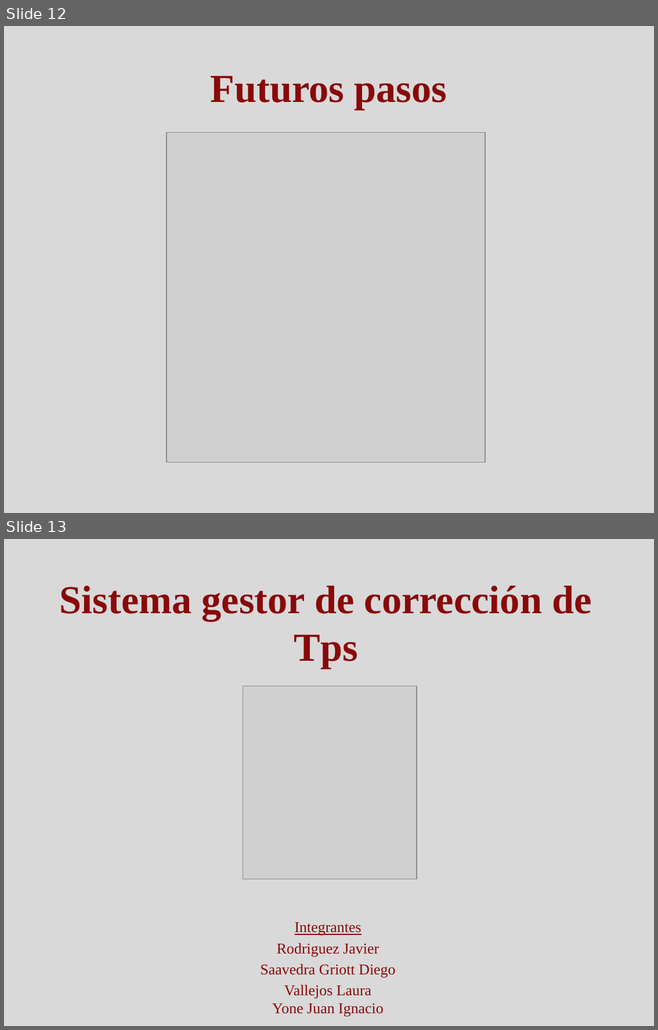
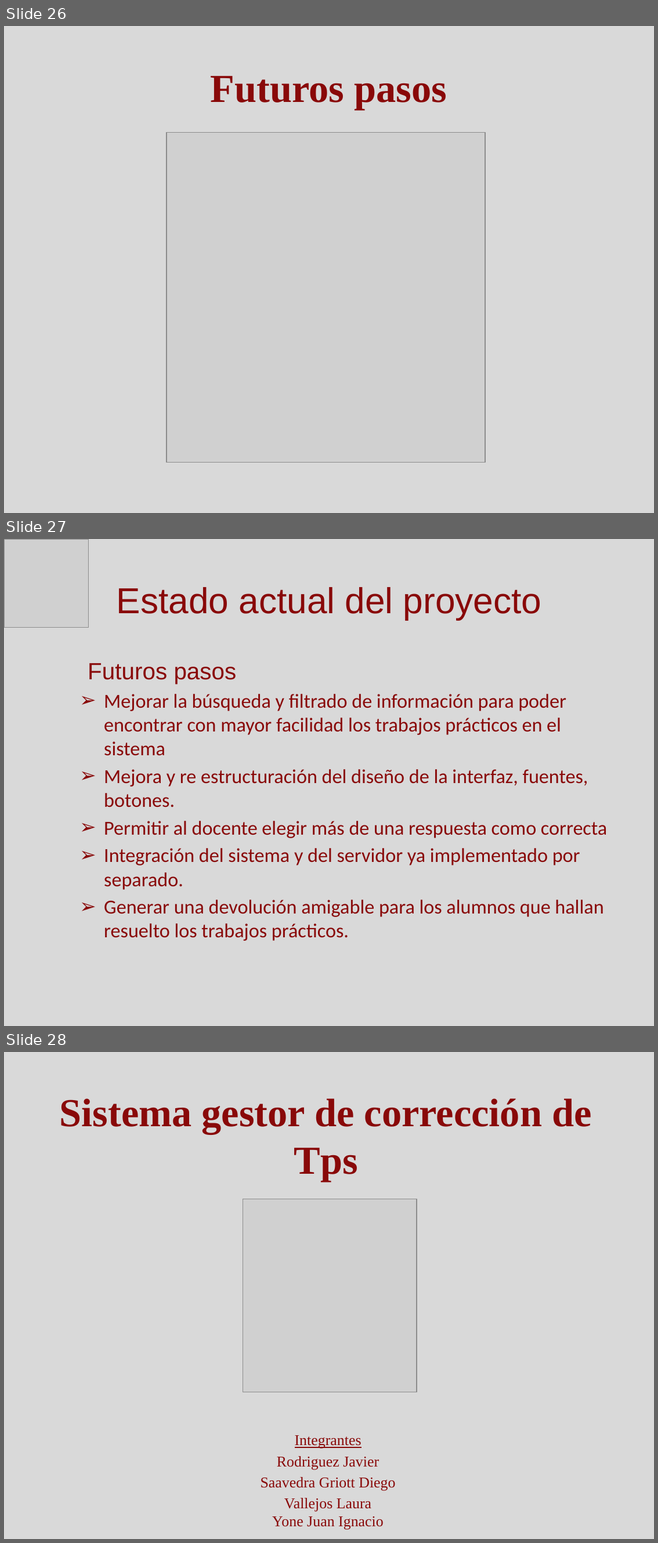
Before and after one commit to Skruptovski/SCTps, a slide deck: Documentación/Presentacion SCTPs.pptx. Shown one above the other, each under a label of ours: slides 12 and 13 before the commit, slides 26, 27 and 28 after it. The pictures are 658x1030 and 658x1543 pixels, drawn with LibreOffice and Linux fonts; fonts in the diff are those of the drawing; grey boxes stand for pictures. Boxes give left, top, right and bottom in pixels: in the first picture for what was removed or moved away, otherwise in the second. Text is boxed around its words. In the diff, an @@ line names an element or a change of style, - is before the commit and + after.

Commit message:
Actualizo ppt. Todavía faltan explicaciones (las descripciónes que agregue las podemos suprimir)

```diff
--- a/Documentación/Presentacion SCTPs.pptx
+++ b/Documentación/Presentacion SCTPs.pptx
@@ slide 27 added at box(4, 539, 654, 1026), background #D9D9D9 @@
@@ picture added at box(4, 539, 89, 627) @@
@@ title added at box(117, 587, 541, 620), 40 pt, text #890909 @@
+Estado actual del proyecto
@@ text added at box(88, 663, 607, 941), 22 pt, text #890909 @@
+Futuros pasos
+➢ Mejorar la búsqueda y filtrado de información para poder encontrar con mayor facilidad los trabajos prácticos en el sistema
+➢ Mejora y re estructuración del diseño de la interfaz, fuentes, botones.
+➢ Permitir al docente elegir más de una respuesta como correcta
+➢ Integración del sistema y del servidor ya implementado por separado.
+➢ Generar una devolución amigable para los alumnos que hallan resuelto los trabajos prácticos.
@@ what was slide 12 is now slide 26 @@
@@ what was slide 13 is now slide 28 @@
```
Also in this commit, not shown: 14 other slides added, 7 other files.
